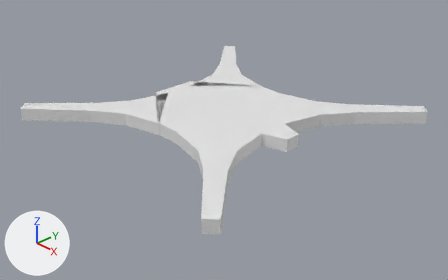
Before and after pictures for a commit that changed the Blender file meshes/blender_files/cf_body.blend.
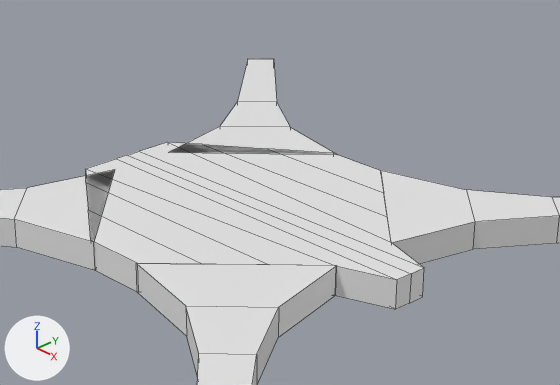
There are two pictures of each version: one whole from a camera (50 mm lens) standing at (0.0826, -0.0775, 0.0497) and looking at (0.0021, -0.0017, -0.0046), one close up on the part from 27% to 79% of the width and 8% to 66% of the height. Every picture has the same lights, and +X, +Y and +Z are marked at lower left. The close-ups show mesh edges as thin lines.

The first close-up shows 'cf_body'.
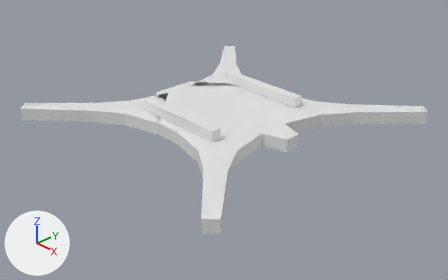
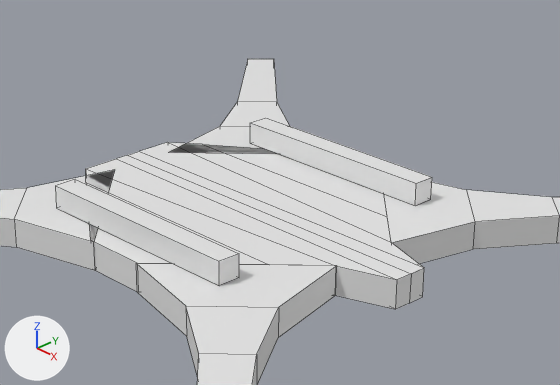
Location of each change, (x1, y1, x2, y2) in pixels of the close-ups (560 x 385 px):
part 1 of me_cube_003, added
    after: (250, 118, 432, 205)
part 2 of me_cube_003, added
    after: (56, 180, 239, 286)

The change in detail:
me_cube_003 has 106 vertices, 91 faces and spans x -0.0306..0.0316, y -0.0802..0.0494, z -0.015..0.015.
me_cube_003 is used by ob_cf_body; location (-0.0005, 0.00702, 0.0); scale (0.929, 0.455, -0.0831).
me_cube_003 part 1: a new loose piece, a box spanning x -0.0102..0.0113, y 0.0066..0.011, z -0.0398..-0.0158.
me_cube_003 part 2: a new loose piece, a box spanning x -0.0102..0.0113, y -0.0418..-0.0374, z -0.0398..-0.0158.
